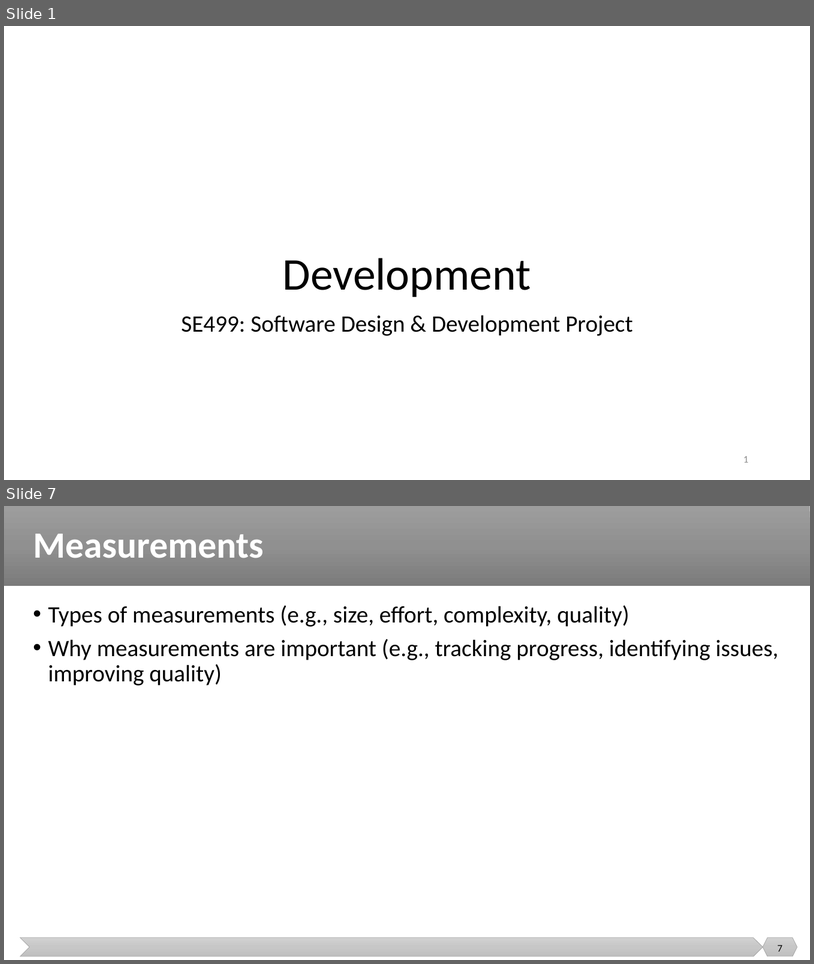
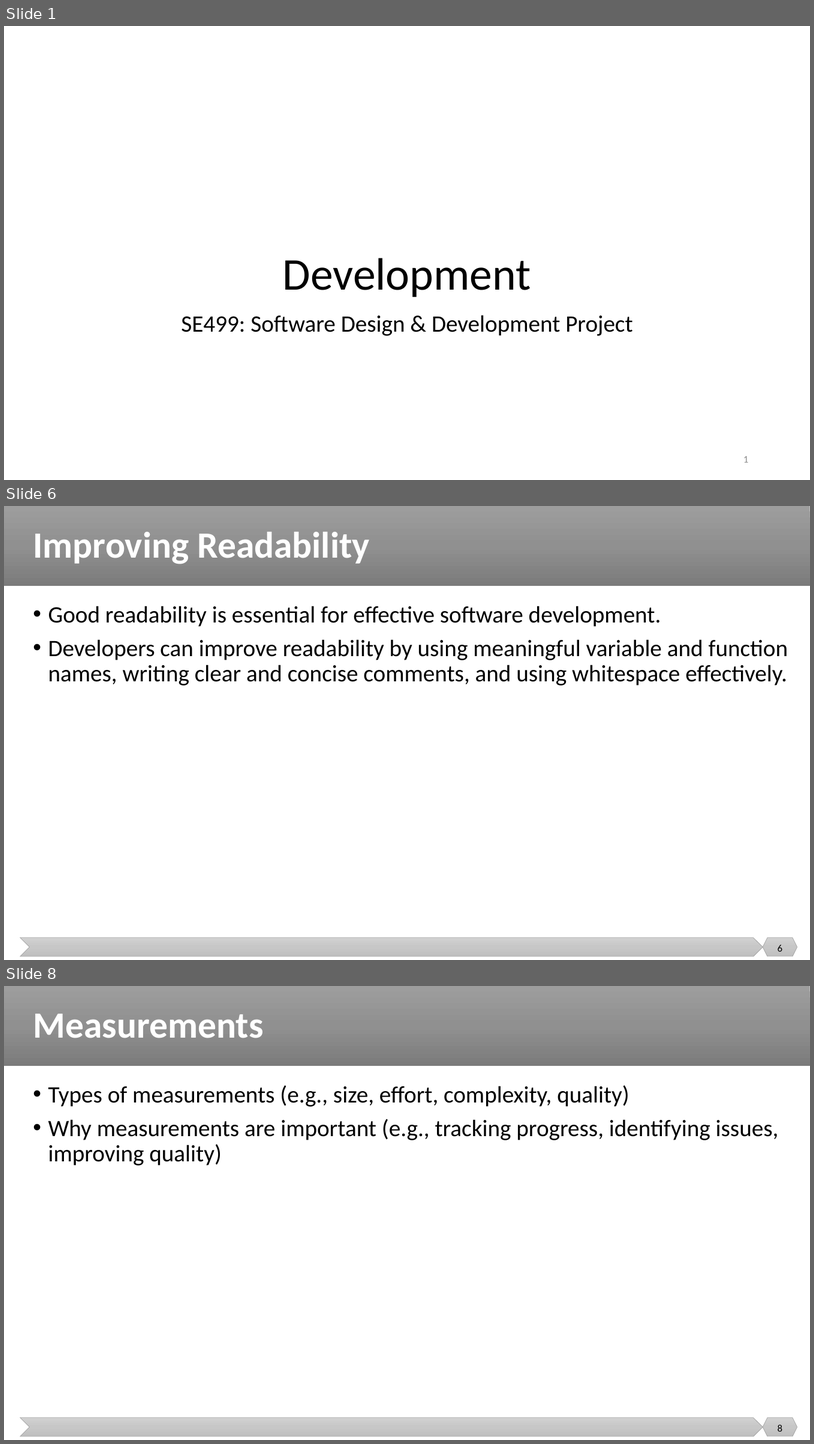
Before and after one commit to malenezi/malenezi, a slide deck: SE499/Lectures/5/Development.pptx. Shown one above the other, each under a label of ours: slides 1 and 7 before the commit, slides 1, 6 and 8 after it; the slides between them are not shown. The pictures are 814x964 and 814x1444 pixels, drawn with LibreOffice and Linux fonts; fonts in the diff are those of the drawing; background and template pictures are left out. Boxes give left, top, right and bottom in pixels: in the first picture for what was removed or moved away, otherwise in the second. Text is boxed around its words. In the diff, an @@ line names an element or a change of style, - is before the commit and + after.

```diff
--- a/SE499/Lectures/5/Development.pptx
+++ b/SE499/Lectures/5/Development.pptx
@@ slide 6 added at bbox=[4, 506, 810, 960], background #FFFFFF; not listed: 3 template elements that a slide beside it also shows @@
@@ title added at bbox=[33, 532, 369, 564], 44 pt, text #FFFFFF, bold @@
+Improving Readability
@@ text added at bbox=[48, 606, 789, 685], 28 pt, text #000000 @@
+• Good readability is essential for effective software development.
+• Developers can improve readability by using meaningful variable and function names, writing clear and concise comments, and using whitespace effectively.
@@ page number added at bbox=[778, 944, 783, 951], 12 pt, text #000000 @@
+6
@@ what was slide 7 is now slide 8 @@
@@ page number at bbox=[778, 1424, 783, 1431]: text changed @@
-7
+8
```
Also in this commit, not shown: 9 other slides added, 1 other file.
